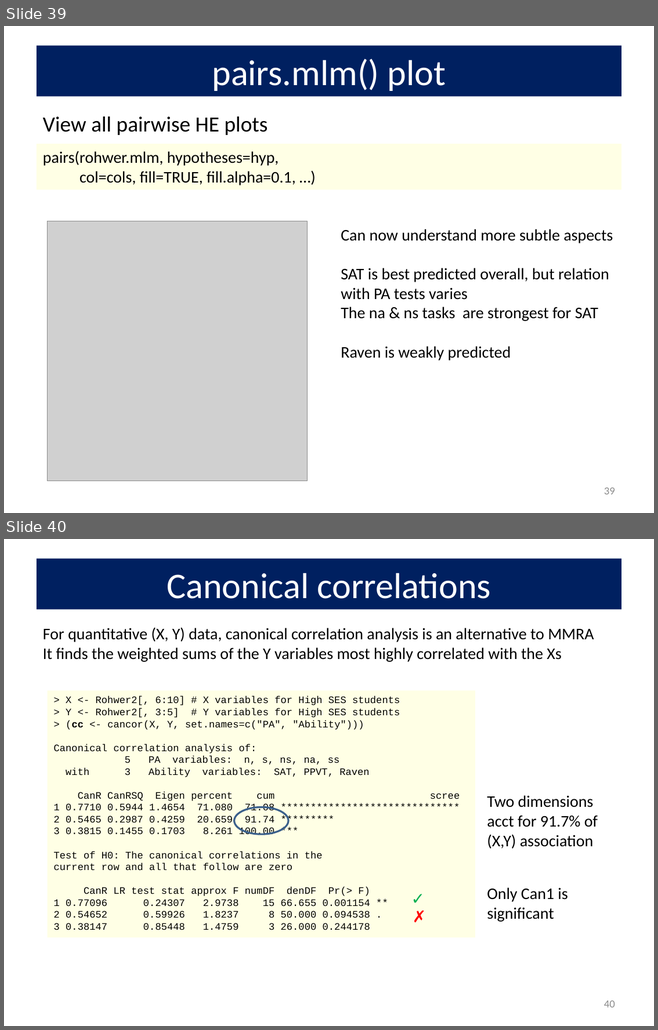
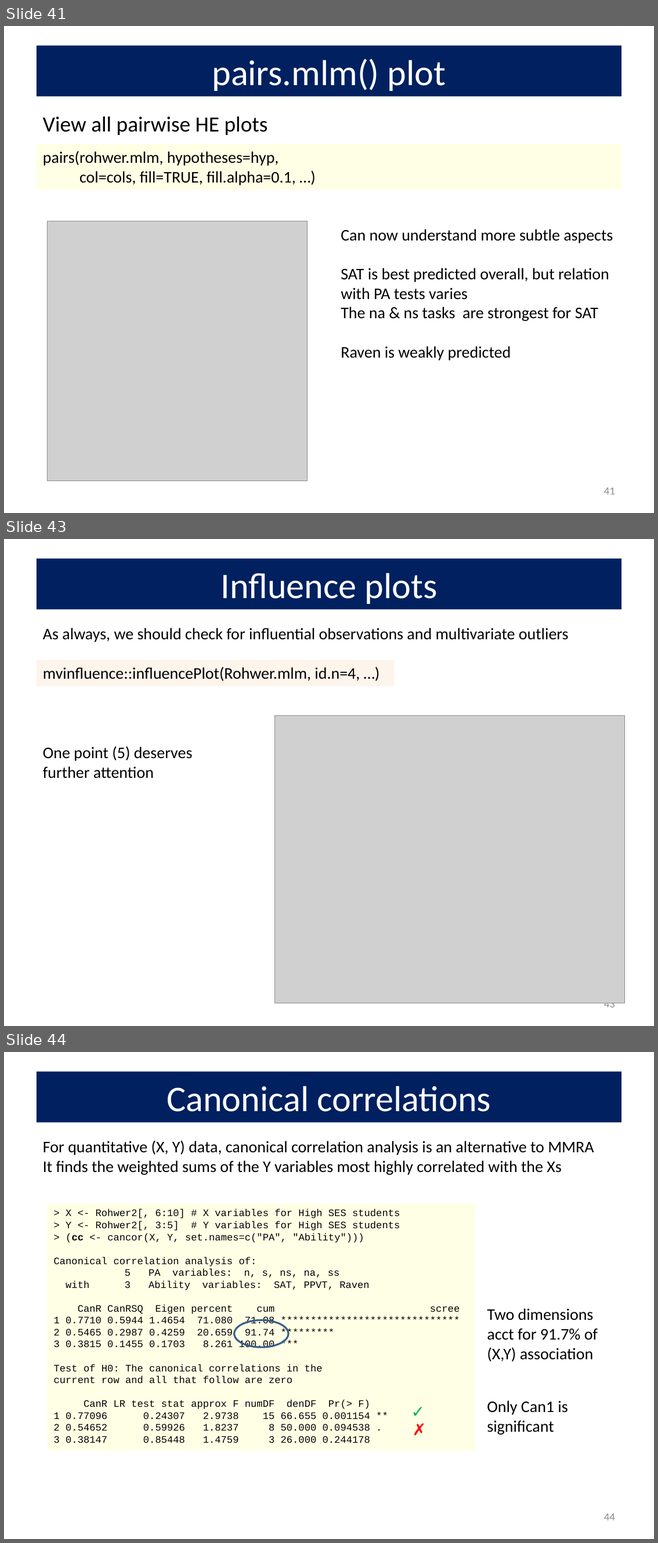
Before and after one commit to friendly/VisMLM-course, a slide deck: lectures/lecture3.pptx. Shown one above the other, each under a label of ours: slides 39 and 40 before the commit, slides 41, 43 and 44 after it; the slides between them are not shown. The pictures are 658x1030 and 658x1543 pixels, drawn with LibreOffice and Linux fonts; fonts in the diff are those of the drawing; grey boxes stand for pictures. Boxes give left, top, right and bottom in pixels: in the first picture for what was removed or moved away, otherwise in the second. Text is boxed around its words. In the diff, an @@ line names an element or a change of style, - is before the commit and + after.

```diff
--- a/lectures/lecture3.pptx
+++ b/lectures/lecture3.pptx
@@ slide 43 added at [4, 539, 654, 1026], background #FFFFFF @@
@@ title added at [36, 559, 621, 609], fill #002060, 40 pt, text #FFFFFF @@
+Influence plots
@@ text added at [43, 628, 568, 642], 18 pt, text #000000 @@
+As always, we should check for influential observations and multivariate outliers
@@ rectangle added at [36, 660, 394, 686], fill #FDEADA at 50% opacity, 18 pt, text #000000 @@
+mvinfluence::influencePlot(Rohwer.mlm, id.n=4, …)
@@ picture added at [275, 716, 625, 1004] @@
@@ text added at [43, 746, 192, 779], 18 pt, text #000000 @@
+One point (5) deserves further attention
@@ page number added at [604, 1003, 615, 1008], 12 pt, text #8C8C8C @@
+43
@@ what was slide 39 is now slide 41 @@
@@ page number at [604, 488, 615, 495]: text changed @@
-39
+41
@@ what was slide 40 is now slide 44 @@
@@ page number at [604, 1514, 615, 1521]: text changed @@
-40
+44
```
Also in this commit, not shown: 9 slides changed, 7 other slides added, 51 other files.
